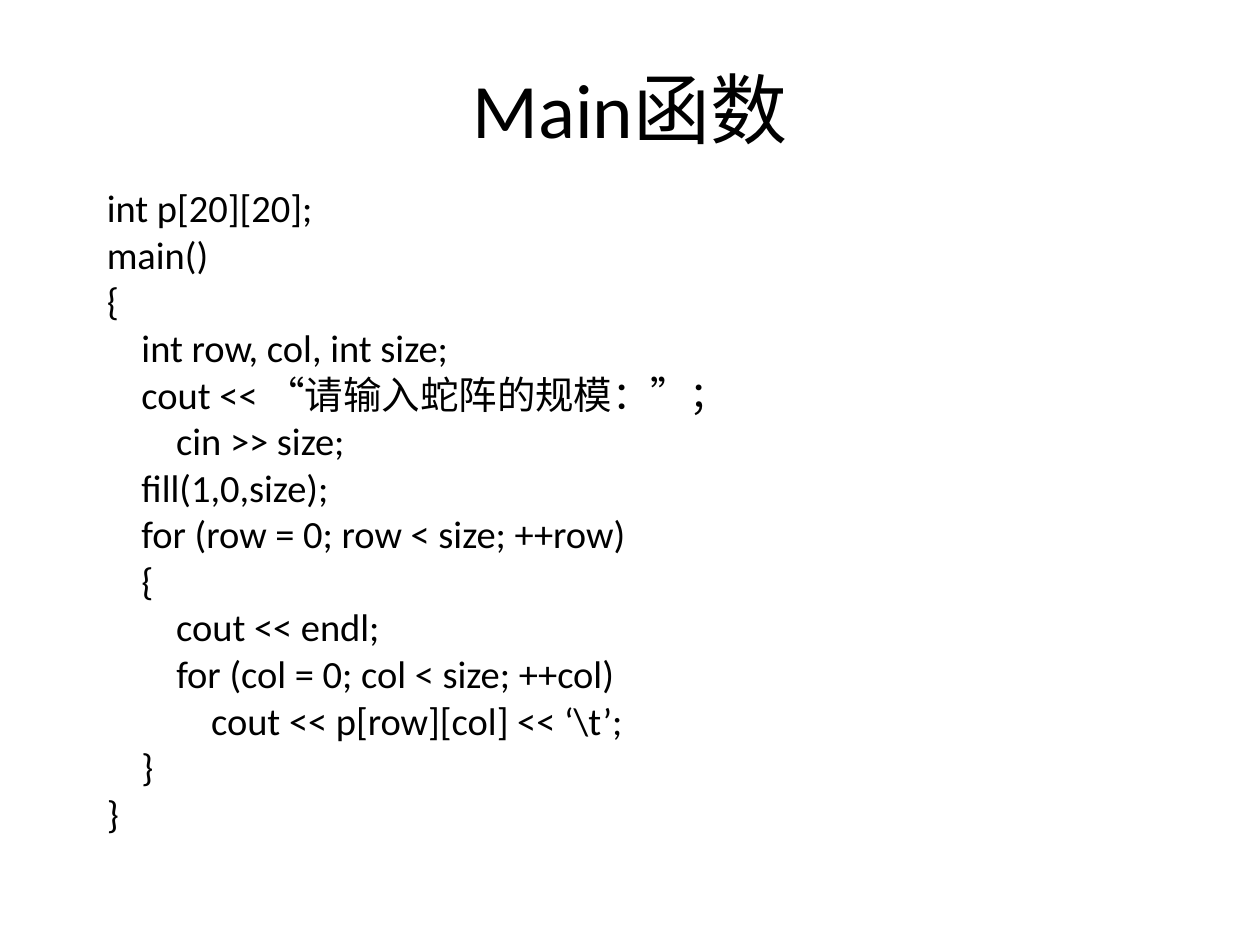
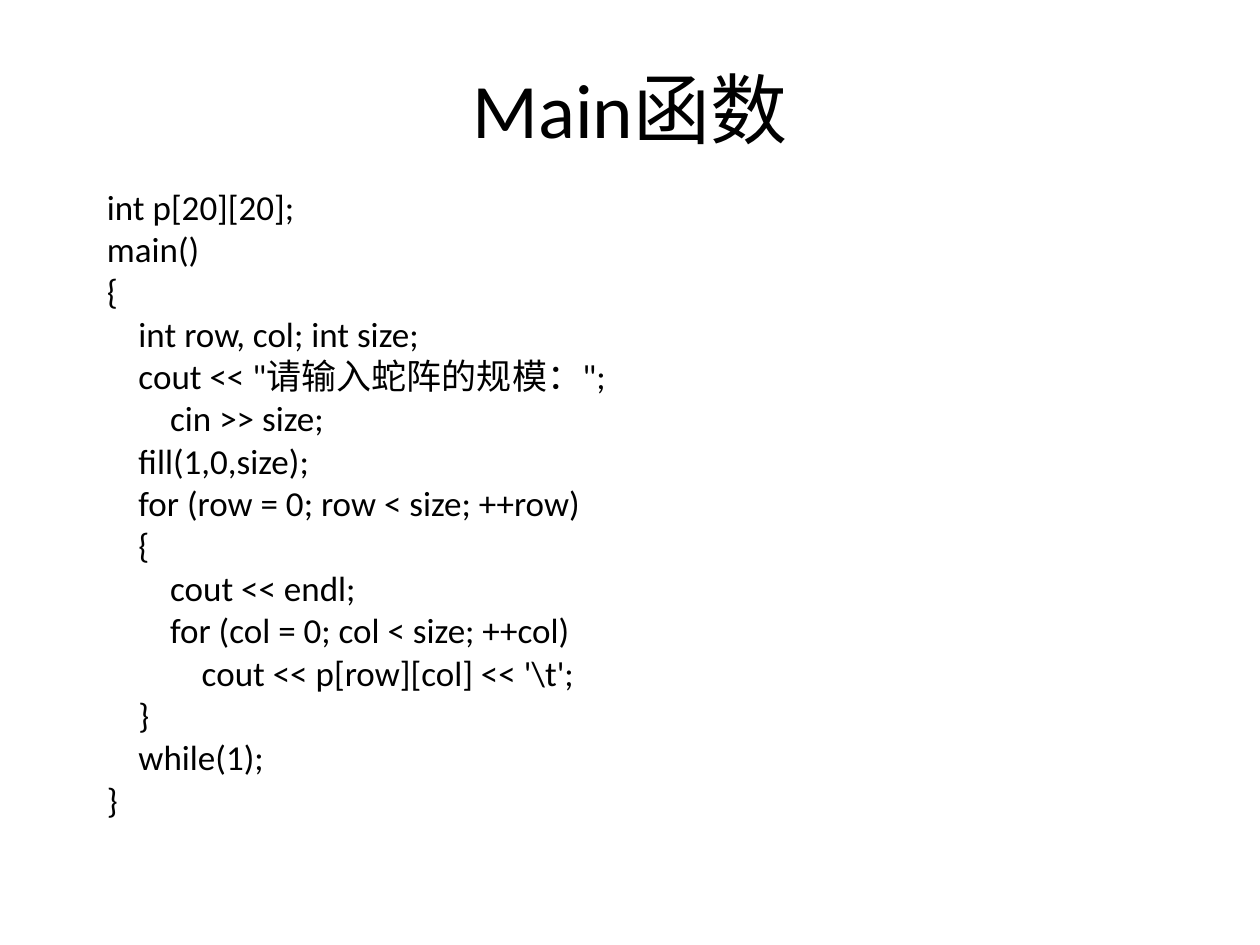
Before and after one commit to wwuhn/wwuhn.github.io, a slide deck: slide 88 of bookspcClassic/C++程序设计翁惠玉/6过程封装－函数（回溯法、分治法、动态规划）.ppt. Drawn at 1260x945 pixels with LibreOffice and Linux fonts; fonts in the diff are those of the drawing. Boxes give left, top, right and bottom in pixels: in the first picture for what was removed or moved away, otherwise in the second. Text is boxed around its words. In the diff, an @@ line names an element or a change of style, - is before the commit and + after.

```diff
--- a/bookspcClassic/C++程序设计翁惠玉/6过程封装－函数（回溯法、分治法、动态规划）.ppt
+++ b/bookspcClassic/C++程序设计翁惠玉/6过程封装－函数（回溯法、分治法、动态规划）.ppt
@@ text at (107, 194, 580, 648): size 22 to 20 pt in "int p[20][20];", "main()", "{", "cin >> size;" and 7 more places @@
@@ text at (138, 322, 605, 394): text changed; size 22 to 20 pt @@
-int row, col, int size;
-cout << “请输入蛇阵的规模：”；
+int row, col; int size;
+cout << "请输入蛇阵的规模：";
@@ text at (202, 660, 574, 692): text changed; size 22 to 20 pt @@
-cout << p[row][col] << ‘\t’;
+cout << p[row][col] << '\t';
@@ text at (138, 744, 263, 775): paragraph added @@
+while(1);
```
Also in this commit, not shown: 20 other slides changed, 5 other files.
